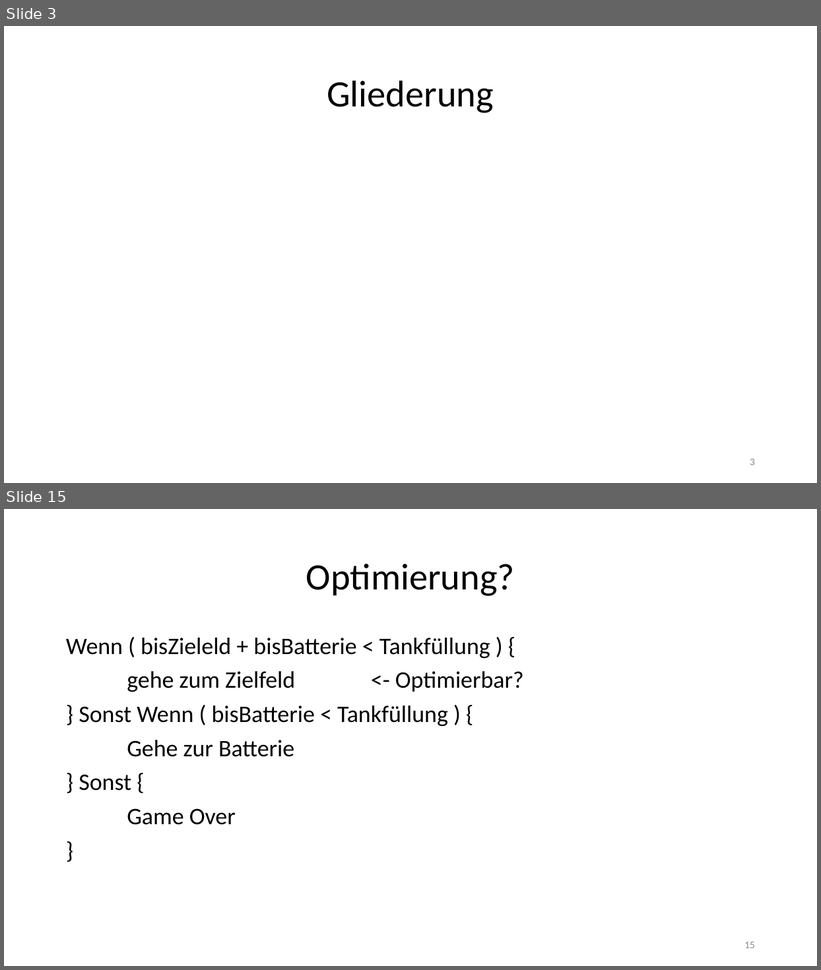
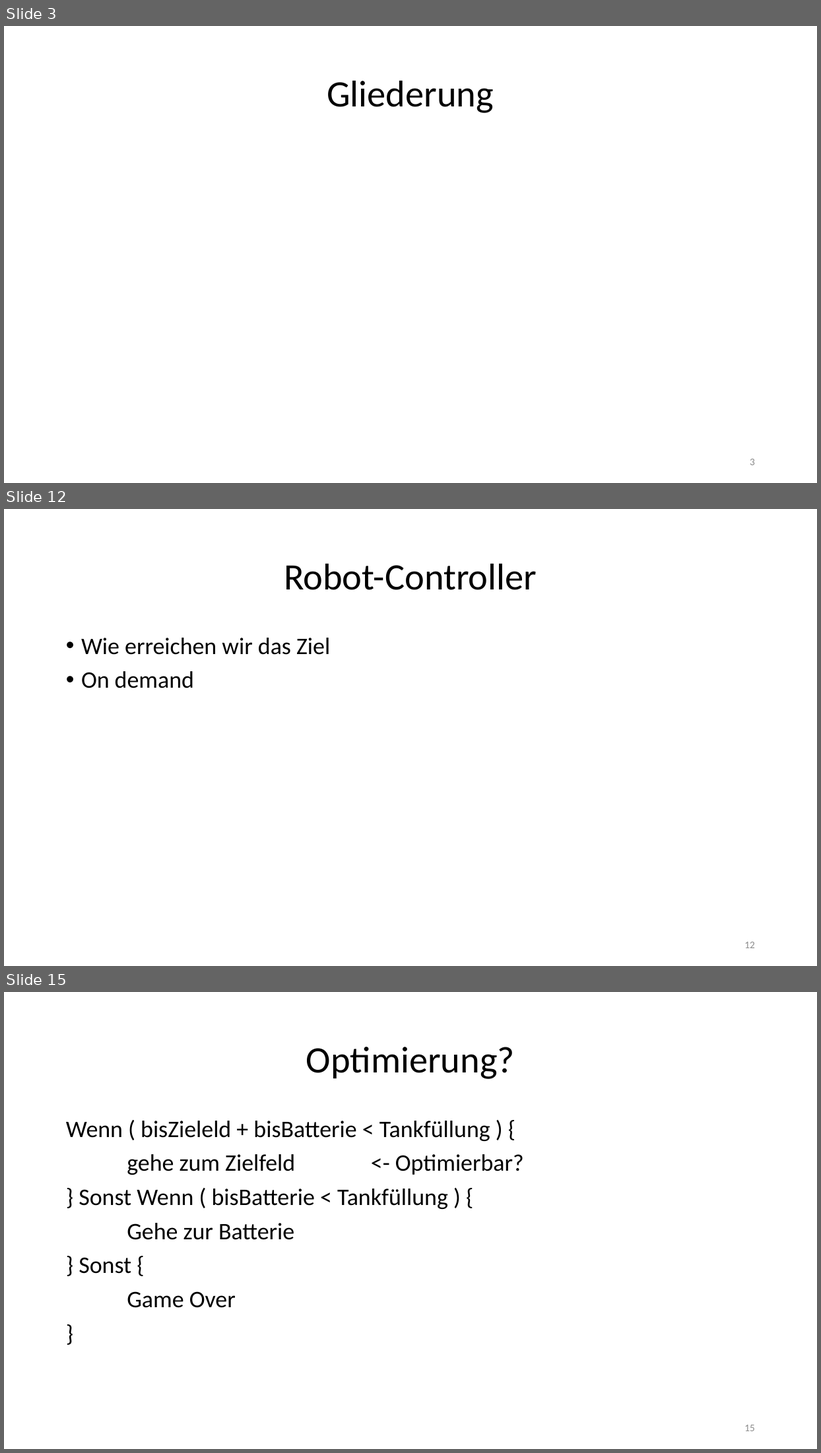
Before and after one commit to jhbruhn/fmes, a slide deck: Dokumentation/Roboter.pptx. Shown one above the other, each under a label of ours: slides 3 and 15 before the commit, slides 3, 12 and 15 after it; the slides between them are not shown. The pictures are 821x970 and 821x1453 pixels, drawn with LibreOffice and Linux fonts; fonts in the diff are those of the drawing. Boxes give left, top, right and bottom in pixels: in the first picture for what was removed or moved away, otherwise in the second. Text is boxed around its words. In the diff, an @@ line names an element or a change of style, - is before the commit and + after.

```diff
--- a/Dokumentation/Roboter.pptx
+++ b/Dokumentation/Roboter.pptx
@@ slide 12 added at bbox=[4, 509, 817, 966], background #FFFFFF @@
@@ title added at bbox=[284, 563, 537, 590], 44 pt, text #000000 @@
+Robot-Controller
@@ text added at bbox=[81, 638, 330, 689], 28 pt, text #000000 @@
+• Wie erreichen wir das Ziel
+• On demand
@@ page number added at bbox=[745, 942, 755, 949], 12 pt, text #8C8C8C @@
+12
```
Also in this commit, not shown: 5 slides changed, 6 other slides added, 7 slides removed, 9 other files.
